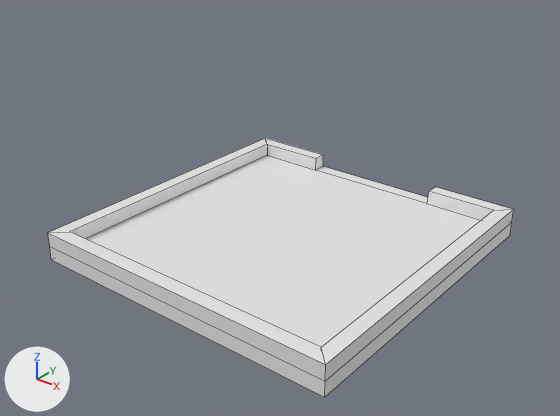
The FBX model Parts/Respawn.fbx as it was, and as the next commit left it.
Before and after are seen from a 50 mm lens placed at (28.4, -36.3, 25.2), pointed at (0.4, -1.3, 3.5). The lights are fixed; the arrows at lower left show +X, +Y and +Z. Mesh edges are drawn as thin lines.

In view in the first picture: '立方体'.
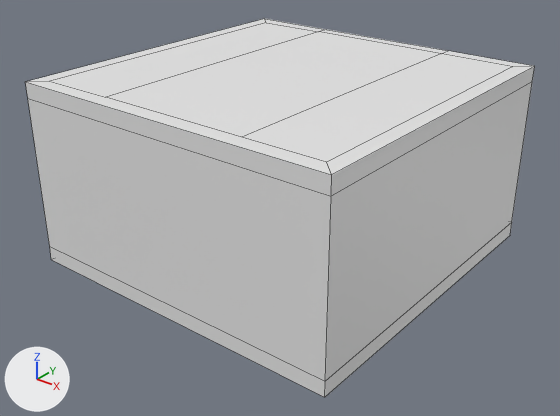
What differs and where, as boxes (x1, y1, x2, y2) in the pictures (560 x 416 px):
```json
{"object": "立方体", "change": "reshaped", "before": [48, 138, 514, 397], "after": [25, 19, 535, 397], "on screen": "9% wider, 46% taller"}
{"part": 1, "of": "me_立方体", "change": "built on", "before": [48, 138, 514, 368], "after": [25, 19, 535, 368]}
```

Scene script edits in JSON lines:
```json
{"block": "me_立方体", "where": "# used by ob_立方体; location = (0.0, 0.0, 0.0)"}
{"op": "remove", "block": "me_立方体", "code": "me_立方体.from_pydata(...)  # 30 vertices, 26 faces; spans x -11.0..11.0, y -11.0..11.0, z 0.0..2.0"}
{"op": "add", "block": "me_立方体", "code": "me_立方体.from_pydata(...)  # 46 vertices, 40 faces; spans x -11.0..11.0, y -11.0..11.0, z 0.0..12.0"}
{"block": "me_立方体", "change": "me_立方体 part 1"}
{"block": "me_立方体", "change": "12 vertices are removed from x -11.0..11.0, y -11.0..11.0, z 2.0"}
{"block": "me_立方体", "change": "17 faces are deleted"}
{"block": "me_立方体", "change": "5 vertices are added at (-10.0, 10.0, 12.0), (5.0, 10.0, 12.0), (-10.0, -10.0, 12.0), (5.0, -10.0, 12.0), (5.0, -10.0, 11.0)"}
{"block": "me_立方体", "change": "12 new vertices lie (0.0, 0.0, 10.0) away from vertices in x -11.0..11.0, y -11.0..11.0, z 1.0"}
{"block": "me_立方体", "change": "6 new vertices lie (0.0, 0.0, 1.0) away from vertices in x -11.0..11.0, y -11.0..11.0, z 11.0"}
{"block": "me_立方体", "change": "5 new vertices lie (5.0, 0.0, 0.0) away from vertices in x -10.0..5.0, y -10.0..10.0, z 11.0..12.0"}
{"block": "me_立方体", "change": "31 new faces join them"}
```
